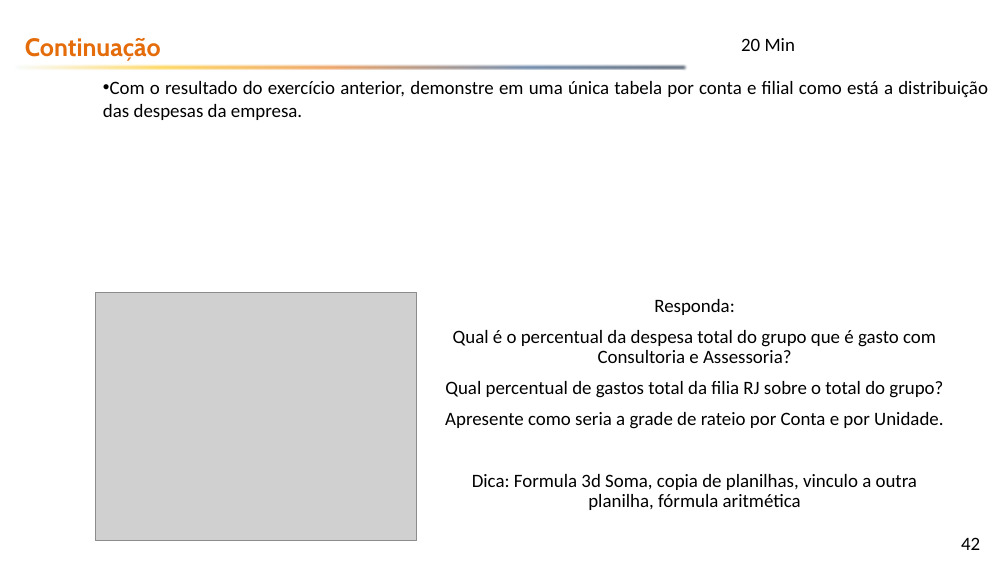
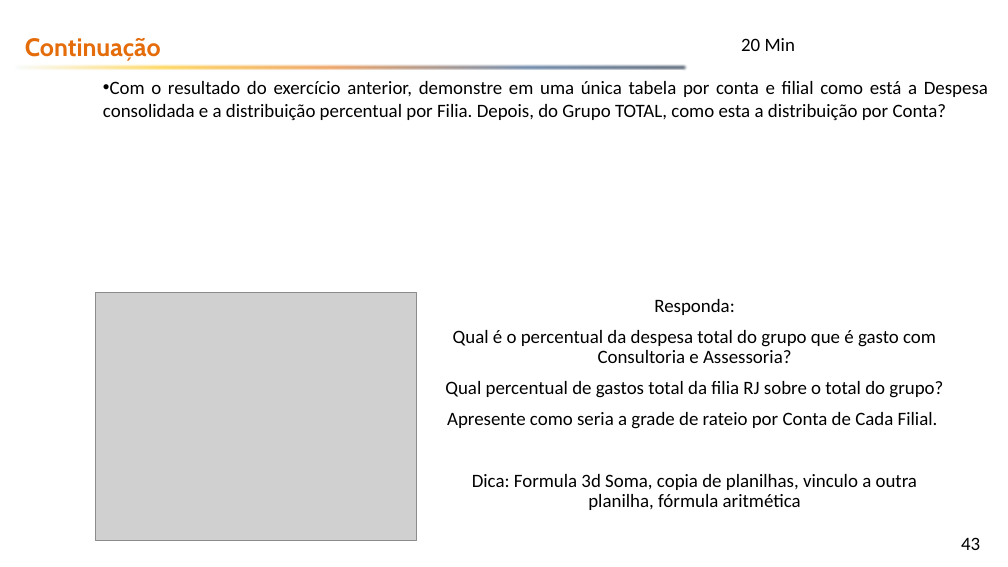
Before and after one commit to emerson-fenrir/Excel_Basico, a slide deck: slide 43 of Aula3.pptx (slide 42 before the commit). Drawn at 1008x567 pixels with LibreOffice and Linux fonts; fonts in the diff are those of the drawing; grey boxes stand for pictures; background and template pictures are left out. Boxes give left, top, right and bottom in pixels: in the first picture for what was removed or moved away, otherwise in the second. Text is boxed around its words. In the diff, an @@ line names an element or a change of style, - is before the commit and + after.

```diff
--- a/Aula3.pptx
+++ b/Aula3.pptx
@@ subtitle at (103,81,988,120): text changed @@
-• Com o resultado do exercício anterior, demonstre em uma única tabela por conta e filial como está a distribuição das despesas da empresa.
+• Com o resultado do exercício anterior, demonstre em uma única tabela por conta e filial como está a Despesa consolidada e a distribuição percentual por Filia. Depois, do Grupo TOTAL, como esta a distribuição por Conta?
@@ text at (447,412,938,429): text changed @@
-Apresente como seria a grade de rateio por Conta e por Unidade.
+Apresente como seria a grade de rateio por Conta de Cada Filial.
@@ page number at (961,537,980,550): text changed @@
-42
+43
```
Also in this commit, not shown: 8 other slides changed, 1 slide added, 3 other files.
